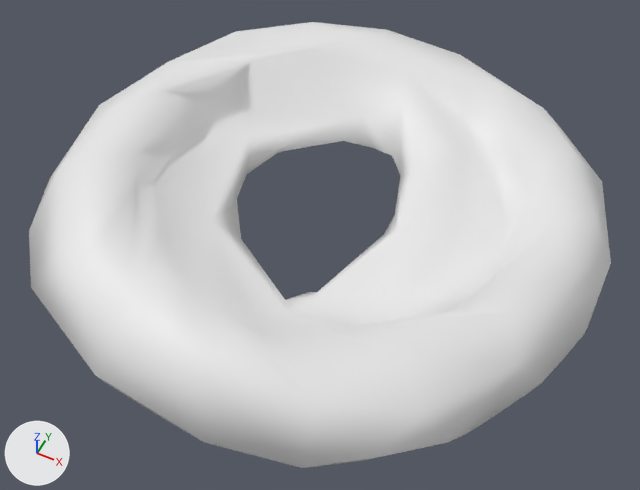
What one commit did to the Blender file Rollin'Sky/Assets/Models/Geyser1.blend.
One viewpoint serves both versions: a 50 mm camera at (0.77, -1.548, 0.829) aimed at (0.049, -0.106, -0.973). Lighting does not change. The marker at lower left points along +X, +Y and +Z.

The first picture shows 'Base'.
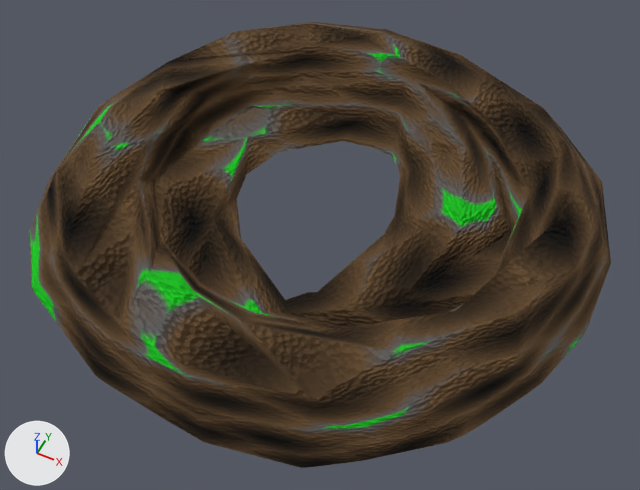
The newer file is also turned or shifted as a whole; pictures and numbers use the older file's frame.

Pixel boxes (x1, y1, x2, y2) of what changed, in the pictures (640 x 490 px):
'Base', recoloured, shading changed (white to brown): (29, 22, 611, 468) in both

Patch to the scene script:
```diff
--- a/Rollin'Sky/Assets/Models/Geyser1.blend.py
+++ b/Rollin'Sky/Assets/Models/Geyser1.blend.py
@@ mat_material @@
+mat_material = bpy.data.materials.new('Material')
+# nodes: BsdfPrincipled, Bump, Math, OutputMaterial, TexVoronoi, ValToRGB, VectorMath
+# colours: black #000000, brown #443320, brown #846542, grey #7f7f7f, green #23ff2d
@@ me_cube_001 @@
 me_cube_001.from_pydata(...)  # 164 vertices, 217 faces; spans x -0.78..0.78, y -0.77..0.78, z -0.96..-0.77
 # used by ob_base; location = (0.0, 0.0, 0.0)
+# me_cube_001 part 1: all faces are now shaded flat (215 of 217 changed)
+me_cube_001.materials.append(mat_material)
```
